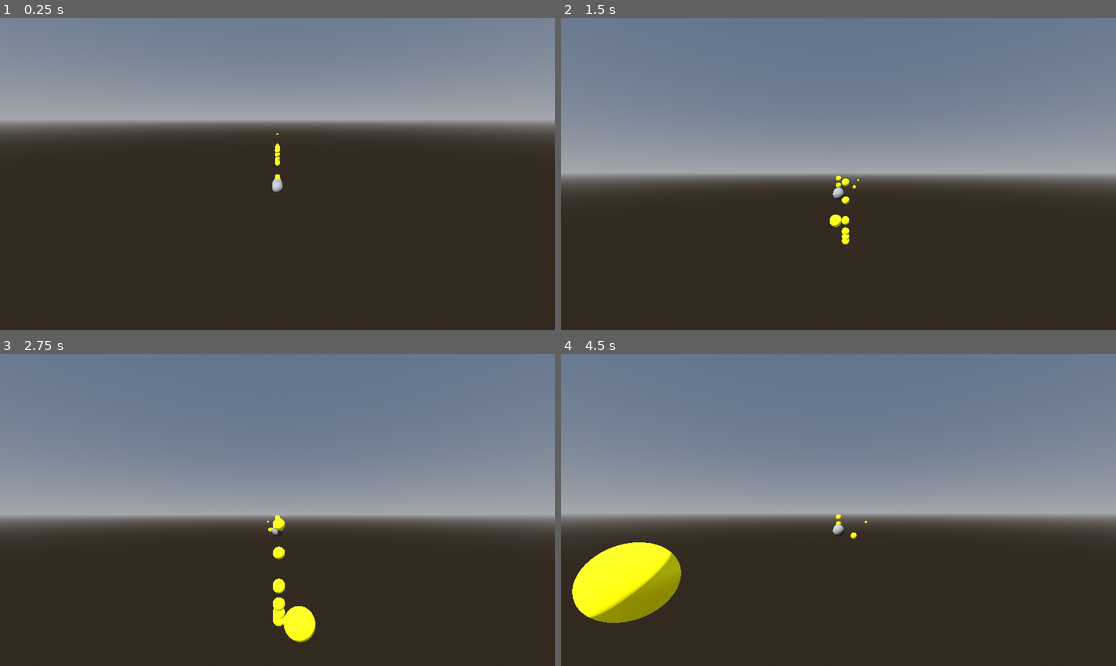
Above: before the commit, frames 1-4 (two rows, left to right).
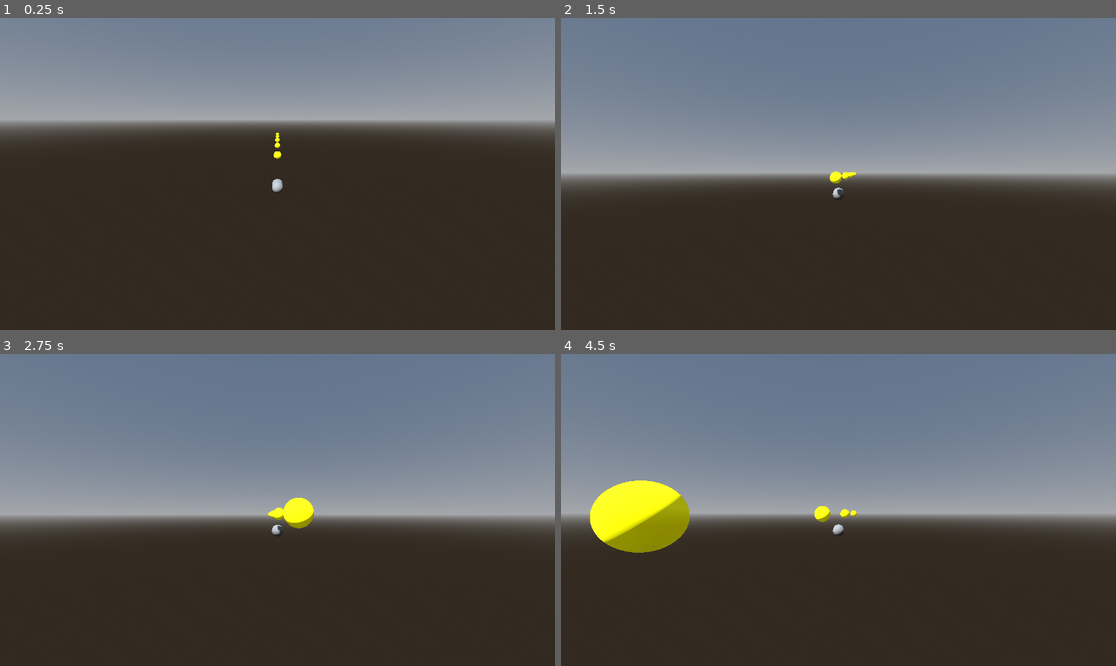
Above: after the commit, the same moments.

Repository: weaponx69/sky-runner
Game: Godot game, scene res://scenes/MainGame.tscn
Two runs of this game, one before a commit and one after it. Both use one fixed random seed, a clock stepped at 60 frames per second and the inputs below.
Inputs (mouse positions are in pixels of both pictures, inside the frame that each line leads up to):
- Up to frame 1 (0.25 s): no input
- Up to frame 2 (1.5 s): tap Enter at 0.5, 0.6, 1.35 s; move the mouse to (866, 174) at 0.52 s; move the mouse to (810, 174) at 1.27 s
- Up to frame 3 (2.75 s): move the mouse to (288, 503) at 2.02 s; tap Enter at 2.1 s
- Up to frame 4 (4.5 s): move the mouse to (832, 516) at 2.77 s; tap Enter at 2.85, 3.6, 4.35 s; move the mouse to (877, 513) at 3.52 s; move the mouse to (794, 506) at 4.27 s

The runs differ from the first frame. In frame 1, less than 0.1% of the frame differs, in the area x 49-51%, y 36-57%; in frame 2, 0.4%; in frame 3, 1.4%; in frame 4, 7.1%, in the area x 2-56%, y 40-87%.

Commit message:
Added an automatic orb generator.

Diff:
--- a/scenes/MainGame.tscn
+++ b/scenes/MainGame.tscn
@@ -30,12 +30,15 @@
 
 [node name="Orb1" parent="." instance=ExtResource("2_p73vr")]
 transform = Transform3D(1, 0, 0, 0, 1, 0, 0, 0, 1, 0, 0, -10)
+visible = false
 
 [node name="Orb2" parent="." instance=ExtResource("2_p73vr")]
 transform = Transform3D(1, 0, 0, 0, 1, 0, 0, 0, 1, 0, 0, -100)
+visible = false
 
 [node name="Orb3" parent="." instance=ExtResource("2_p73vr")]
 transform = Transform3D(1, 0, 0, 0, 1, 0, 0, 0, 1, 0, 0, -50)
+visible = false
 
 [node name="OrbGenerator" type="Node3D" parent="."]
 script = ExtResource("2_xej52")
--- a/scripts/LevelGenerator.gd
+++ b/scripts/LevelGenerator.gd
@@ -7,13 +7,38 @@
 @export var spawn_distance: float = 20.0
 @export var spawn_height_range: Vector2 = Vector2(-5, 5)
 @export var spawn_width_range: Vector2 = Vector2(-10, 10)
+@export var initial_first_distance: float = 10.0
+@export var initial_spacing: float = 10.0
+@export var initial_count: int = 5
 
 func _ready():
 	if orb_scene == null:
 		push_error("OrbGenerator: orb_scene is not set!")
 		return
 
-	generate_orbs()
+	randomize()
+	await get_tree().process_frame
+	spawn_initial_orbs()
+func spawn_initial_orbs():
+	var scene = get_tree().current_scene
+	if scene == null:
+		push_error("LevelGenerator: No current_scene to spawn orbs into.")
+		return
+	var angel = null
+	if scene.has_node("Angel"):
+		angel = scene.get_node("Angel")
+	else:
+		push_error("LevelGenerator: Angel node not found in current scene. Spawning relative to scene origin.")
+	var base_pos: Vector3 = Vector3.ZERO
+	if angel:
+		base_pos = angel.global_position
+	else:
+		base_pos = scene.transform.origin
+	for i in range(initial_count):
+		var orb := orb_scene.instantiate()
+		var spawn_pos := base_pos + Vector3(0, 1.5, -(initial_first_distance + i * initial_spacing))
+		orb.global_position = spawn_pos
+		scene.add_child.call_deferred(orb)
 
 func generate_orbs():
 	# Clear existing orbs
